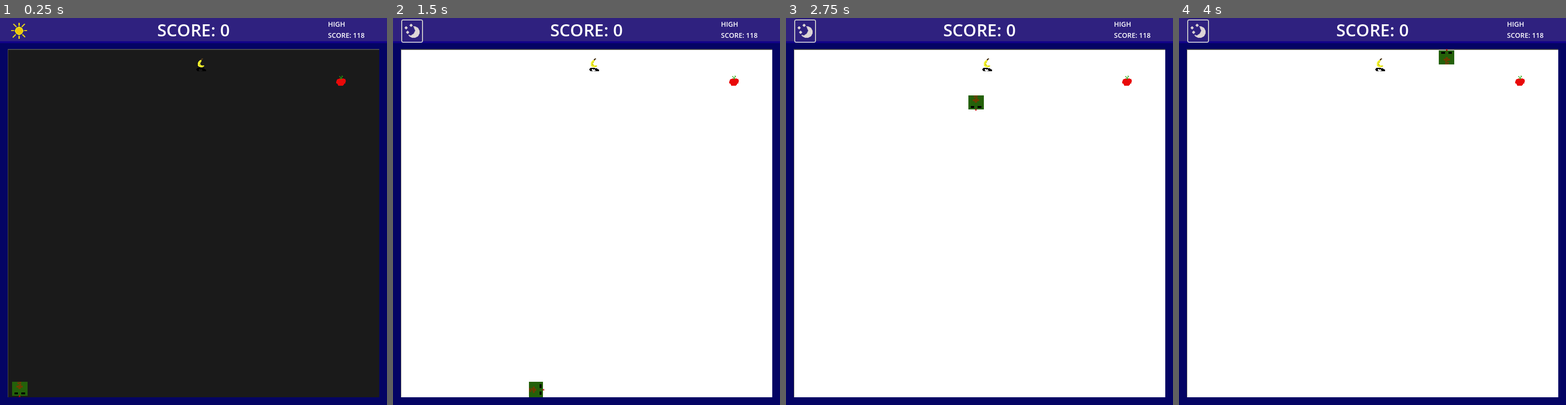
Above: before the commit, frames 1-4 (left to right).
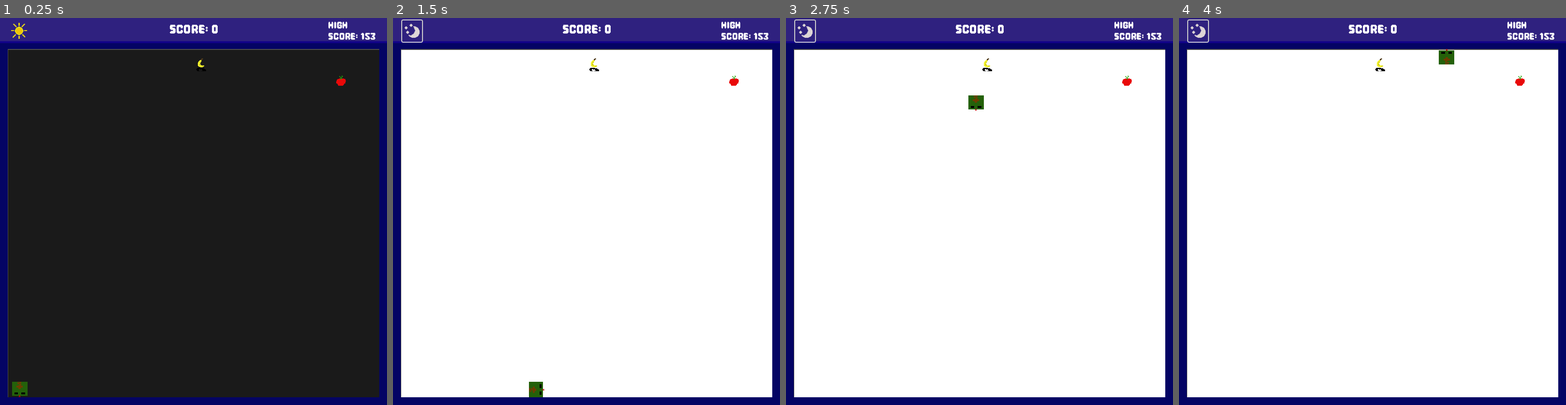
Above: after the commit, the same moments.

Repository: MVour-bz/snake_game
Game: Godot game, scene res://scenes/snake_game.tscn
Same seed, same stepped clock (60 frames per second), same inputs: the game is played once before the commit and once after it.
Inputs (mouse positions are in pixels of both pictures, inside the frame that each line leads up to):
- Up to frame 1 (0.25 s): no input
- Up to frame 2 (1.5 s): click (412, 29) at 0.5 s; hold Right (ui_right) from 1.28 s (still down)
- Up to frame 3 (2.75 s): release Right (ui_right) at 2.03 s; hold Down (ui_down) from 2.03 s (still down)
- Up to frame 4 (4 s): release Down (ui_down) at 2.78 s; hold Right (ui_right) 2.78-3.53 s; hold Up (ui_up) from 3.53 s (still down)

The runs differ from the first frame. In frame 1, 0.5% of the frame differs, in the area x 40-97%, y 0-6%; in frame 2, 0.5%; in frame 3, 0.5%; in frame 4, 0.5%.

Commit message:
use fonts in labels

Diff:
--- a/data/game_data.json
+++ b/data/game_data.json
@@ -1 +1 @@
-{"high_score":{"name":"mike","score":118},"top_10":[{"name":"mike","score":118},{"name":"mike","score":74},{"name":"mike","score":52},{"name":"mike","score":65},{"name":"mike","score":95},{"name":"mike","score":89},{"name":"mike","score":71},{"name":"mike","score":98},{"name":"mike","score":102}]}
+{"high_score":{"name":"pavlidis","score":153},"top_10":[{"name":"pavlidis","score":153},{"name":"mike","score":118},{"name":"mike","score":115},{"name":"mike","score":102},{"name":"mike","score":98},{"name":"mike","score":95},{"name":"mike","score":89},{"name":"mpampas","score":78},{"name":"mike","score":74},{"name":"mike","score":71}]}
--- a/scenes/hud.tscn
+++ b/scenes/hud.tscn
@@ -96,6 +96,7 @@
 offset_bottom = 50.0
 grow_horizontal = 2
 size_flags_horizontal = 8
+theme_override_fonts/font = ExtResource("2_axbef")
 theme_override_font_sizes/font_size = 35
 text = "SCORE: 0"
 horizontal_alignment = 1
@@ -114,7 +115,9 @@
 offset_bottom = 26.0
 grow_horizontal = 0
 grow_vertical = 2
-theme_override_font_sizes/font_size = 14
+theme_override_constants/line_spacing = -6
+theme_override_fonts/font = ExtResource("2_axbef")
+theme_override_font_sizes/font_size = 27
 text = "HIGH
 SCORE: "
 uppercase = true
@@ -178,6 +181,8 @@
 anchor_right = 1.0
 offset_bottom = 34.0
 grow_horizontal = 2
+theme_override_fonts/font = ExtResource("2_42q4b")
+theme_override_font_sizes/font_size = 30
 text = "TOP 10"
 horizontal_alignment = 1
 vertical_alignment = 1
@@ -188,6 +193,7 @@
 offset_top = 42.0
 offset_right = 167.0
 offset_bottom = 65.0
+theme_override_fonts/font = ExtResource("2_42q4b")
 text = "NAME"
 horizontal_alignment = 1
 
@@ -197,6 +203,7 @@
 offset_top = 40.0
 offset_right = 344.0
 offset_bottom = 63.0
+theme_override_fonts/font = ExtResource("2_42q4b")
 text = "SCORE"
 horizontal_alignment = 1
 
@@ -224,6 +231,8 @@
 offset_right = 317.0
 offset_bottom = 53.0
 grow_horizontal = 2
+theme_override_fonts/font = ExtResource("2_42q4b")
+theme_override_font_sizes/font_size = 25
 text = "NEW HIGH SCORE"
 horizontal_alignment = 1
 vertical_alignment = 1
@@ -242,13 +251,17 @@
 
 [node name="Score" type="Label" parent="Hud/StoreScorePanel/VBoxContainer"]
 layout_mode = 2
-text = "SCORE"
+theme_override_fonts/font = ExtResource("2_42q4b")
+theme_override_font_sizes/font_size = 35
+text = "130"
 horizontal_alignment = 1
 vertical_alignment = 1
 uppercase = true
 
 [node name="PlayerNameLabel" type="Label" parent="Hud/StoreScorePanel/VBoxContainer"]
 layout_mode = 2
+theme_override_fonts/font = ExtResource("2_axbef")
+theme_override_font_sizes/font_size = 20
 text = "Enter your name:"
 horizontal_alignment = 1
 
@@ -262,6 +275,7 @@
 [node name="SaveButton" type="Button" parent="Hud/StoreScorePanel/VBoxContainer"]
 layout_mode = 2
 size_flags_horizontal = 8
+theme_override_fonts/font = ExtResource("2_42q4b")
 theme_override_styles/normal = SubResource("StyleBoxFlat_3xdv3")
 text = "SAVE"
 script = ExtResource("6_cc27r")
--- a/scenes/top10Entry.tscn
+++ b/scenes/top10Entry.tscn
@@ -1,8 +1,10 @@
-[gd_scene load_steps=5 format=3 uid="uid://i4wppf3qwm1n"]
+[gd_scene load_steps=7 format=3 uid="uid://i4wppf3qwm1n"]
 
 [ext_resource type="Script" path="res://scripts/top_10_entry.gd" id="1_owv7t"]
 [ext_resource type="Script" path="res://top_10_name.gd" id="2_djrrm"]
+[ext_resource type="FontFile" uid="uid://y1gcmddq3xmk" path="res://assets/fonts/pixel-game/Pixel Game.otf" id="2_hgs6i"]
 [ext_resource type="Script" path="res://scripts/top_10_score.gd" id="3_6pshf"]
+[ext_resource type="FontFile" uid="uid://bafn8mqjjtnfp" path="res://assets/fonts/karmatic-arcade/ka1.ttf" id="4_3ese1"]
 
 [sub_resource type="Theme" id="Theme_1mgwx"]
 
@@ -20,6 +22,7 @@
 layout_mode = 2
 size_flags_horizontal = 3
 theme = SubResource("Theme_1mgwx")
+theme_override_fonts/font = ExtResource("2_hgs6i")
 text = "Name:"
 horizontal_alignment = 1
 script = ExtResource("2_djrrm")
@@ -27,6 +30,7 @@
 [node name="top10Score" type="Label" parent="."]
 layout_mode = 2
 size_flags_horizontal = 3
+theme_override_fonts/font = ExtResource("4_3ese1")
 text = "Score:"
 horizontal_alignment = 1
 script = ExtResource("3_6pshf")
--- a/scripts/hud.gd
+++ b/scripts/hud.gd
@@ -128,7 +128,7 @@
 	statistics_dict["top_10"].sort_custom(func(a,b):
 		return a["score"]>b["score"])
 	store_updated_dict()
-	print("updated")
+	#print("updated")
 	return true
 
 func update_high_score_label(name, score):
@@ -146,7 +146,7 @@
 
 
 func _on_store_score_panel_store_score(name, score) -> void:
-	print("clicked, score: ", score)
+	#print("clicked, score: ", score)
 	if update_game_statistics(name, score):
 		top_10_panel.empty_top_10()
 		top_10_panel.set_top_10(statistics_dict["top_10"])
